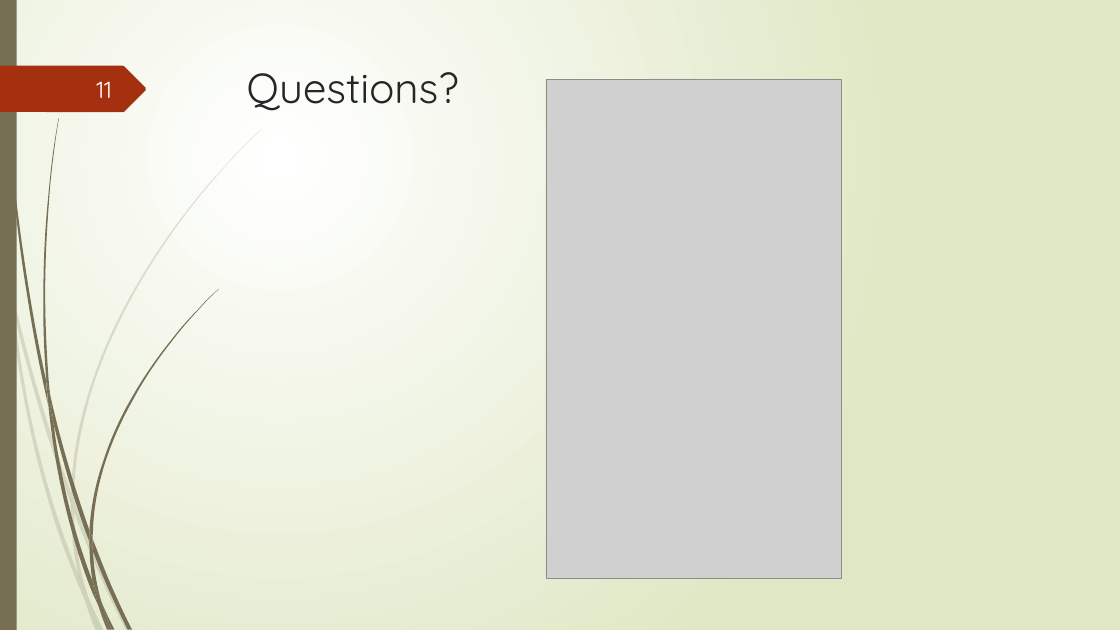
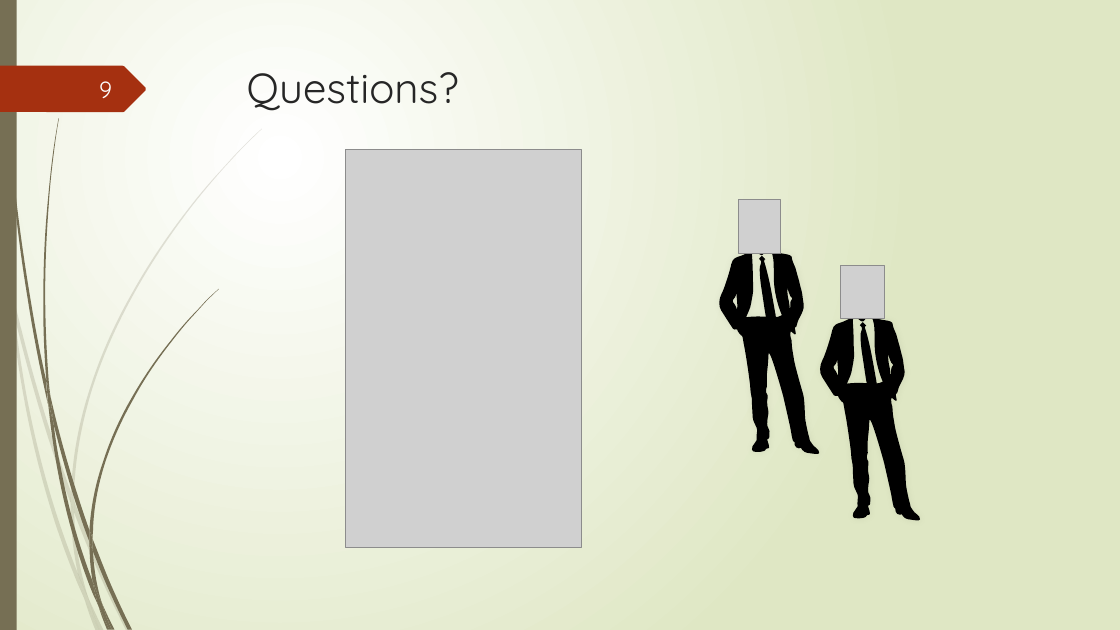
Before and after one commit to CrystalRae90/Machine_Learning_Project, a slide deck: slide 9 of Presentation.pptx (slide 11 before the commit). Drawn at 1120x630 pixels with LibreOffice and Linux fonts; fonts in the diff are those of the drawing; grey boxes stand for pictures. Boxes give left, top, right and bottom in pixels: in the first picture for what was removed or moved away, otherwise in the second. Text is boxed around its words. In the diff, an @@ line names an element or a change of style, - is before the commit and + after.

```diff
--- a/Presentation.pptx
+++ b/Presentation.pptx
@@ page number at box(99, 81, 112, 98): text changed @@
-11
+9
@@ picture: place and size @@
-picture at box(546, 79, 842, 579)
+picture at box(346, 150, 582, 548)
@@ picture added at box(739, 200, 781, 253) @@
@@ freeform shape added at box(718, 217, 819, 455), fill #000000 @@
@@ picture added at box(840, 266, 885, 318) @@
@@ freeform shape added at box(819, 283, 920, 522), fill #000000 @@
```
Also in this commit, not shown: 6 other slides changed, 4 slides added, 3 slides removed.
